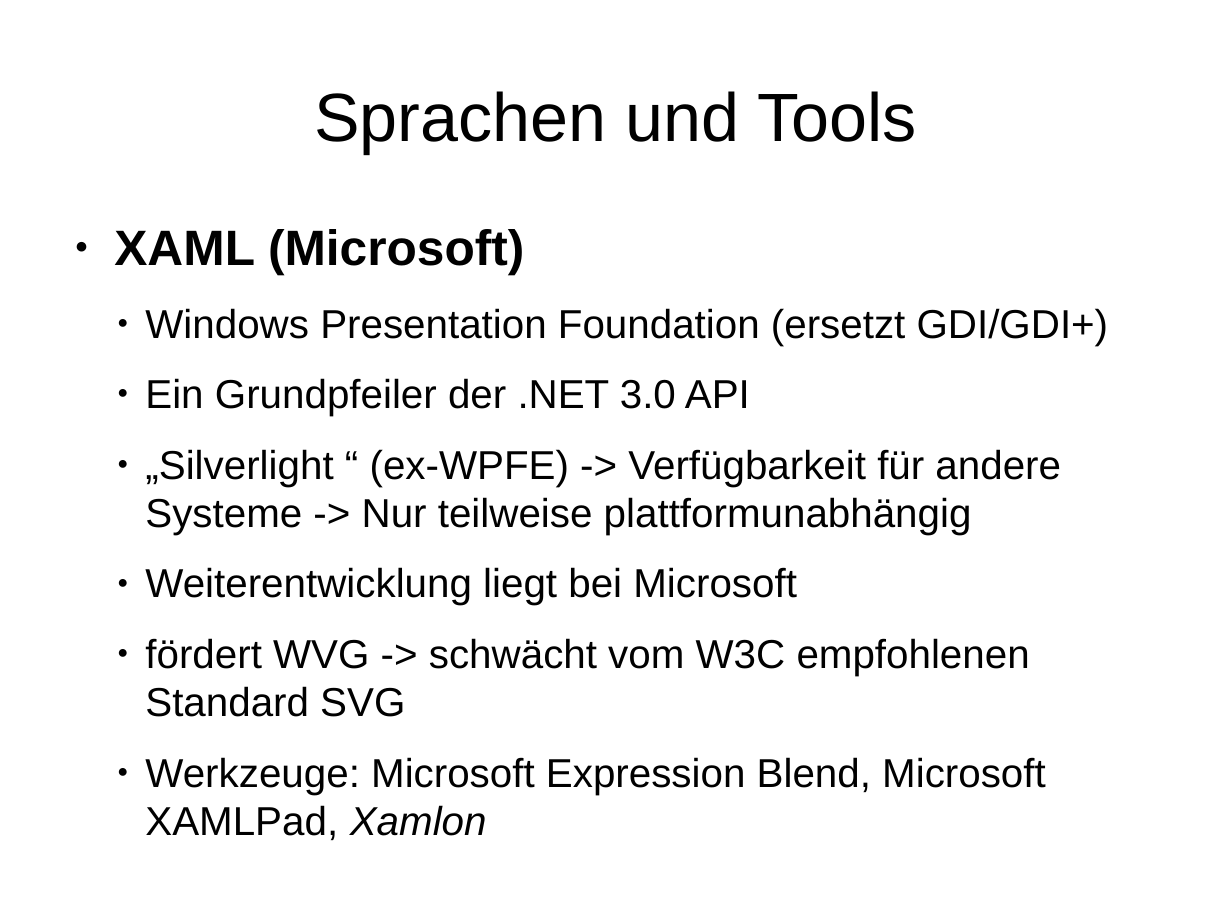
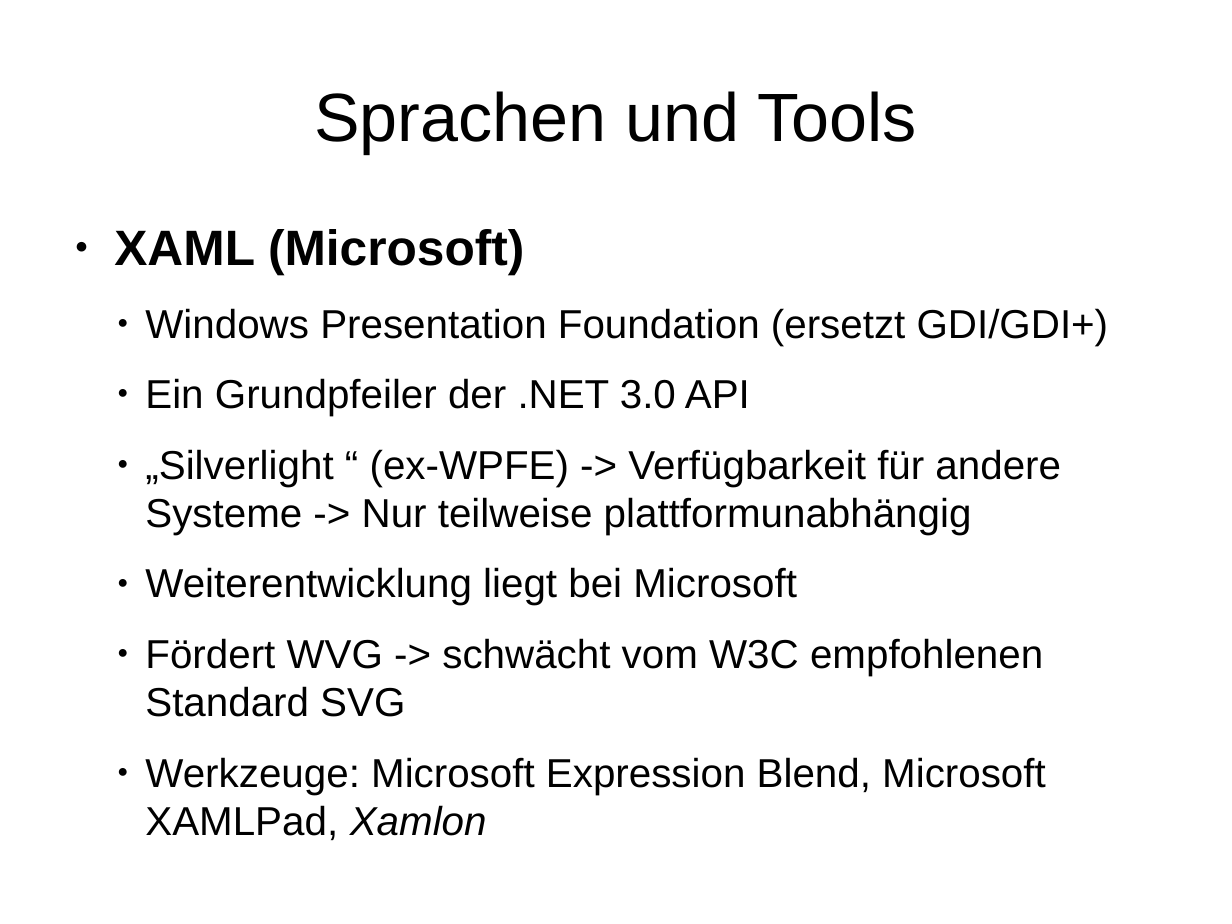
Before and after one commit to hheimbuerger/yaxgl, a slide deck: slide 6 of documents/Praesentationen/Praesentation XML-GUI.odp. Drawn at 1232x924 pixels with LibreOffice and Linux fonts; fonts in the diff are those of the drawing; background and template pictures are left out. Boxes give left, top, right and bottom in pixels: in the first picture for what was removed or moved away, otherwise in the second. Text is boxed around its words. In the diff, an @@ line names an element or a change of style, - is before the commit and + after.

```diff
--- a/documents/Praesentationen/Praesentation XML-GUI.odp
+++ b/documents/Praesentationen/Praesentation XML-GUI.odp
@@ text at (145, 638, 1043, 717): text changed @@
-● fördert WVG -> schwächt vom W3C empfohlenen Standard SVG
+● Fördert WVG -> schwächt vom W3C empfohlenen Standard SVG
```
Also in this commit, not shown: 5 other slides changed, 2 slides added, 1 slide removed.
